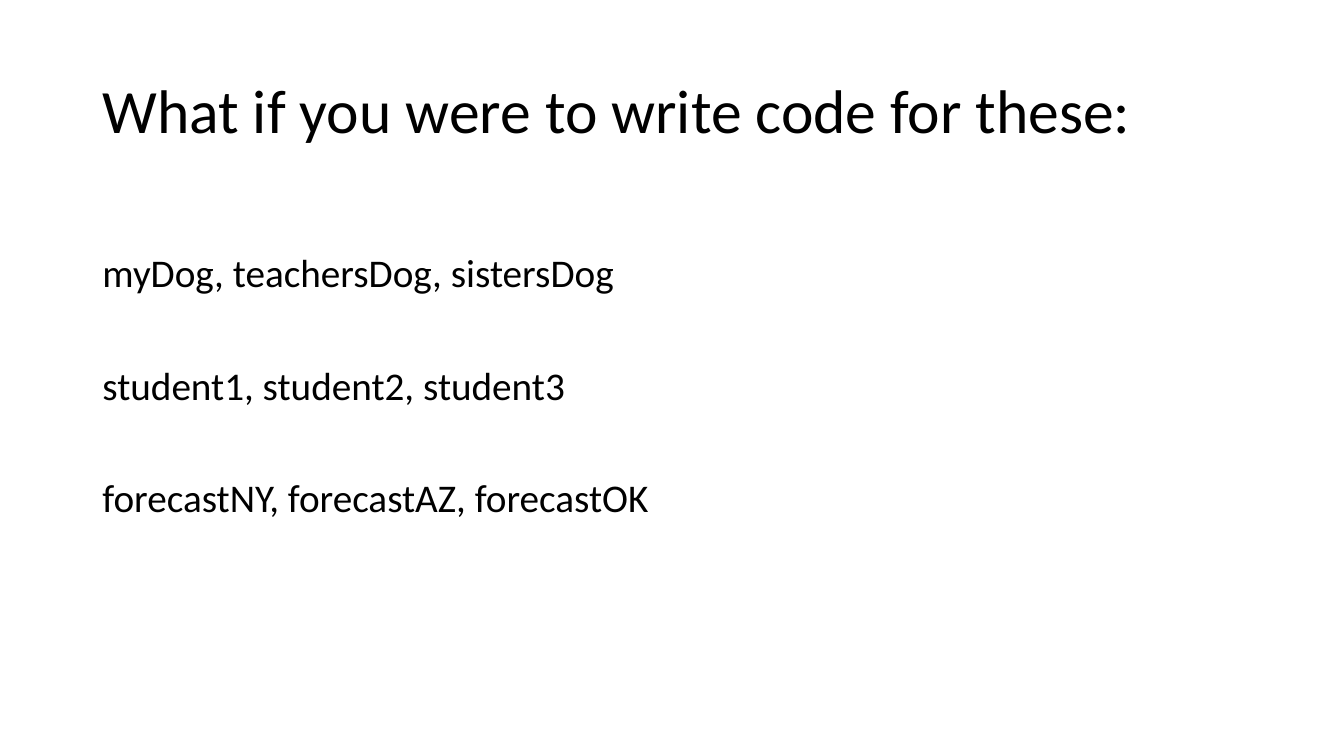
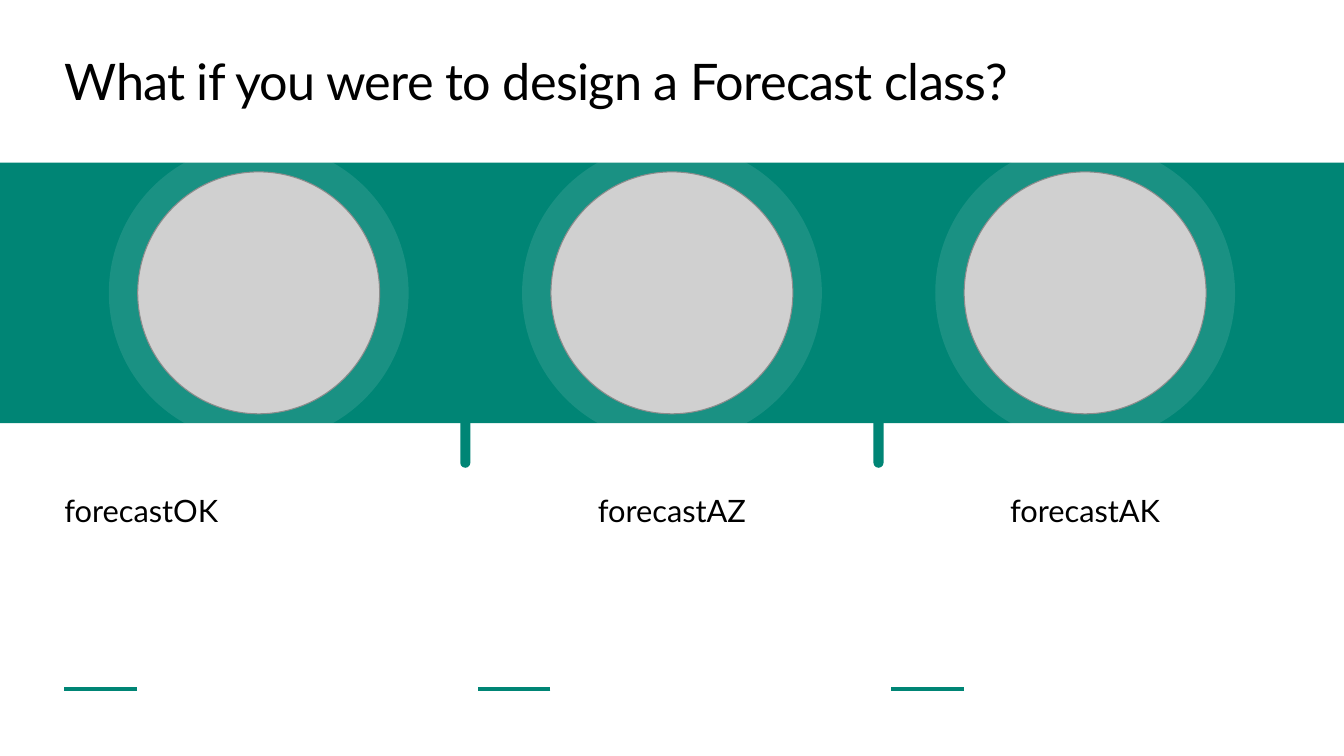
Before and after one commit to TEALSK12/apcsa-public, a slide deck: slide 27 of curriculum/Unit5/Unit5.pptx. Drawn at 1344x756 pixels with LibreOffice and Linux fonts; fonts in the diff are those of the drawing; grey boxes stand for pictures; background and template pictures are left out. Boxes give left, top, right and bottom in pixels: in the first picture for what was removed or moved away, otherwise in the second. Text is boxed around its words. In the diff, an @@ line names an element or a change of style, - is before the commit and + after.

Commit message:
PPTs 4-9 Update

```diff
--- a/curriculum/Unit5/Unit5.pptx
+++ b/curriculum/Unit5/Unit5.pptx
@@ title "What if you were to ..." at [65, 63, 1007, 109]: vertical alignment middle to top @@
@@ title at [65, 63, 1007, 109]: text changed; size 44 to 36 pt; font Calibri to Lato @@
-What if you were to write code for these:
+What if you were to design a Forecast class?
@@ ellipse added at [109, 143, 408, 443], fill #FFFFFF at 10% opacity @@
@@ ellipse added at [522, 143, 822, 443], fill #FFFFFF at 10% opacity @@
@@ ellipse added at [936, 143, 1235, 443], fill #FFFFFF at 10% opacity @@
@@ rectangle added at [0, 162, 1344, 422], fill #008575 @@
@@ picture added at [138, 172, 380, 414] @@
@@ picture added at [552, 172, 793, 414] @@
@@ picture added at [965, 172, 1207, 414] @@
@@ text removed at [102, 259, 649, 517] @@
-myDog, teachersDog, sistersDog
-student1, student2, student3
-forecastNY, forecastAZ, forecastOK
@@ rounded rectangle added at [461, 408, 471, 468], fill #008575 @@
@@ rounded rectangle added at [874, 408, 884, 468], fill #008575 @@
@@ text added at [64, 499, 218, 523], 22 pt, text #000000 @@
+forecastOK
@@ text added at [598, 499, 746, 523], 22 pt, text #000000 @@
+forecastAZ
@@ text added at [1010, 499, 1160, 523], 22 pt, text #000000 @@
+forecastAK
@@ line added from (137, 690) to (65, 690), #008575 2.25 pt @@
@@ line added from (551, 690) to (478, 690), #008575 2.25 pt @@
@@ line added from (964, 690) to (891, 690), #008575 2.25 pt @@
```
Also in this commit, not shown: 48 other slides changed, 33 slides added, 1 slide removed, 4 other files.
